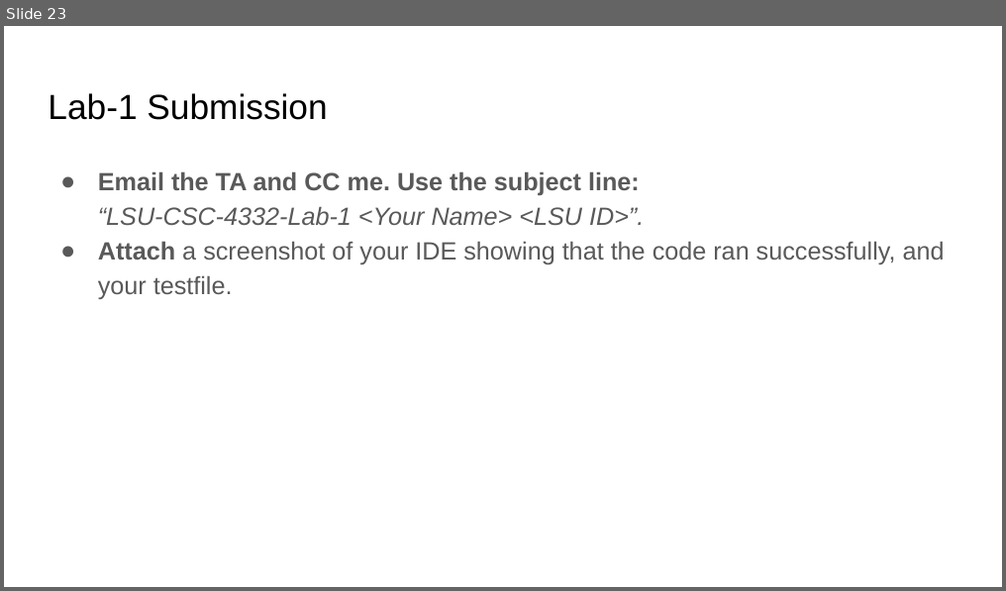
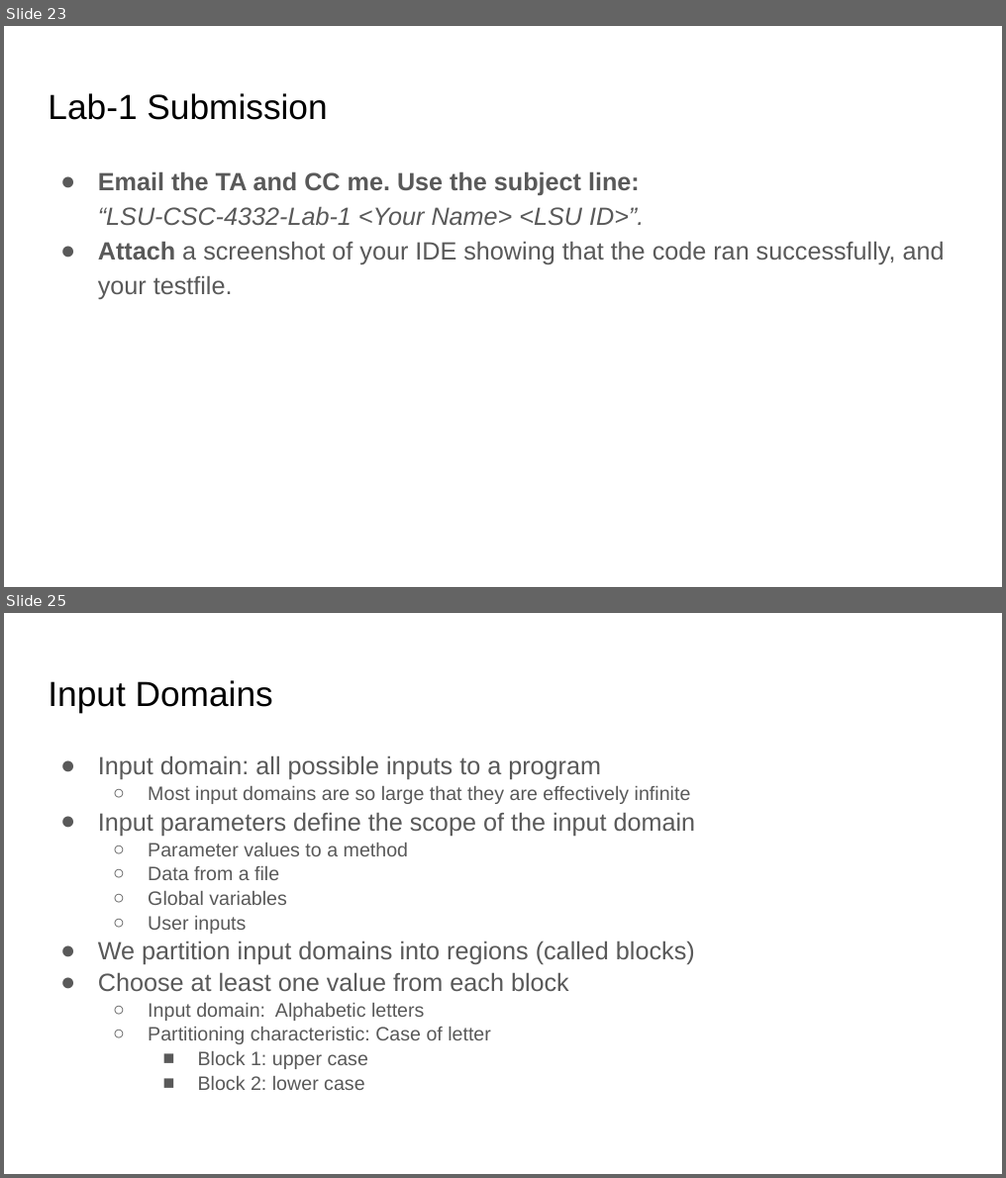
Before and after one commit to abdussatter401/abdussatter401.github.io, a slide deck: teaching/slides/Chapter 2 - Specification-based testing.pptx. Shown one above the other, each under a label of ours: slide 23 before the commit, slides 23 and 25 after it; the slides between them are not shown. The pictures are 1006x591 and 1006x1178 pixels, drawn with LibreOffice and Linux fonts; fonts in the diff are those of the drawing. Boxes give left, top, right and bottom in pixels: in the first picture for what was removed or moved away, otherwise in the second. Text is boxed around its words. In the diff, an @@ line names an element or a change of style, - is before the commit and + after.

```diff
--- a/teaching/slides/Chapter 2 - Specification-based testing.pptx
+++ b/teaching/slides/Chapter 2 - Specification-based testing.pptx
@@ slide 25 added at [4,613,1002,1174], background #FFFFFF @@
@@ title added at [48,680,273,712], 25.2 pt, text #000000 @@
+Input Domains
@@ text added at [98,756,696,1090], 14 pt, text #595959 @@
+● Input domain: all possible inputs to a program
+  ○ Most input domains are so large that they are effectively infinite
+● Input parameters define the scope of the input domain
+  ○ Parameter values to a method
+  ○ Data from a file
+  ○ Global variables
+  ○ User inputs
+● We partition input domains into regions (called blocks)
+● Choose at least one value from each block
+  ○ Input domain: Alphabetic letters
+  ○ Partitioning characteristic: Case of letter
+    ■ Block 1: upper case
+    ■ Block 2: lower case
```
Also in this commit, not shown: 1 slide changed, 18 other slides added, 3 other files.
